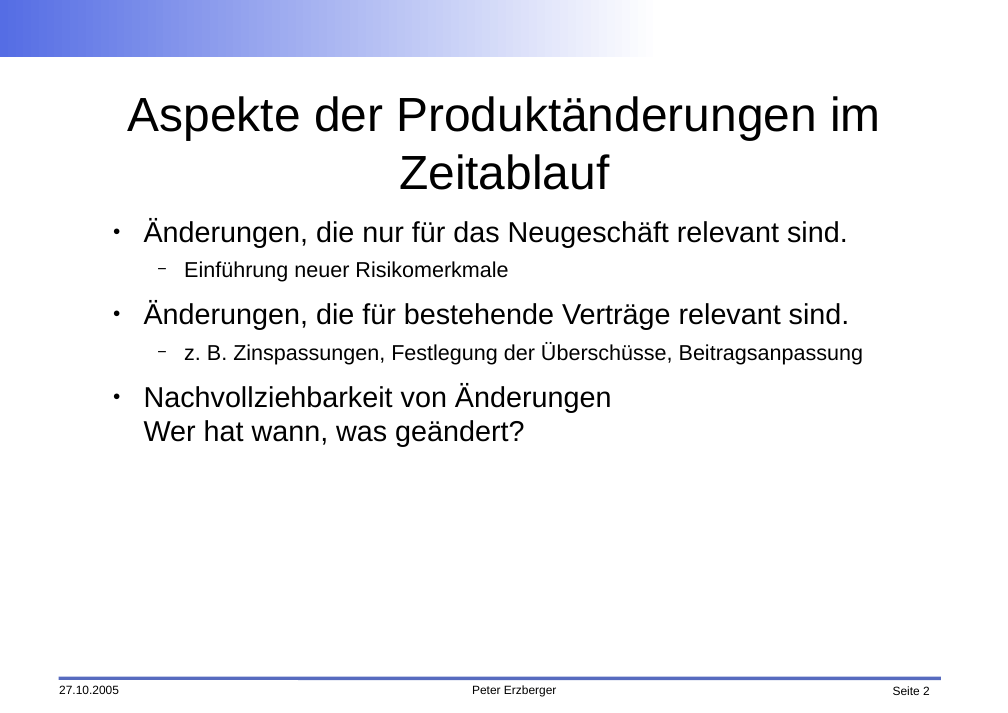
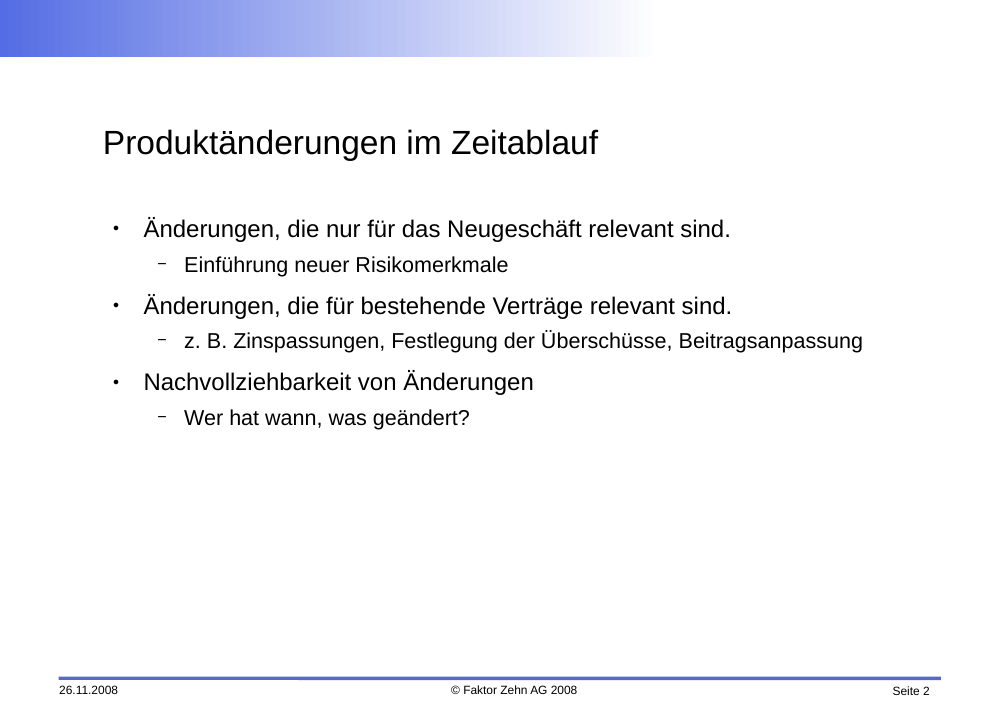
Before and after one commit to faktorips/faktorips.base, a slide deck: slide 2 of org.faktorips.doc/presentations/FaktorIPS-Produktaenderungen im Zeitablauf nach VAA.odp. Drawn at 1008x713 pixels with LibreOffice and Linux fonts; fonts in the diff are those of the drawing; background and template pictures are left out. Boxes give left, top, right and bottom in pixels: in the first picture for what was removed or moved away, otherwise in the second. Text is boxed around its words. In the diff, an @@ line names an element or a change of style, - is before the commit and + after.

```diff
--- a/org.faktorips.doc/presentations/FaktorIPS-Produktaenderungen im Zeitablauf nach VAA.odp
+++ b/org.faktorips.doc/presentations/FaktorIPS-Produktaenderungen im Zeitablauf nach VAA.odp
@@ title at <box>103,129,598,160</box>: text changed; size 40 to 28 pt @@
-Aspekte der Produktänderungen im Zeitablauf
+Produktänderungen im Zeitablauf
@@ text at <box>144,218,733,319</box>: size 24 to 20 pt in "Änderungen, die nur für das Neugeschäft relevant ...", "Änderungen, die für bestehende Verträge relevant sind." @@
@@ text at <box>144,371,534,430</box>: text changed; size 24 to 20 pt @@
-● Nachvollziehbarkeit von Änderungen
-  Wer hat wann, was geändert?
+● Nachvollziehbarkeit von Änderungen
+  − Wer hat wann, was geändert?
@@ text at <box>59,685,118,694</box>: text changed @@
-27.10.2005
+26.11.2008
@@ text at <box>463,685,578,694</box>: text changed @@
-Peter Erzberger
+© Faktor Zehn AG 2008
```
Also in this commit, not shown: 7 other slides changed, 36 other files.
